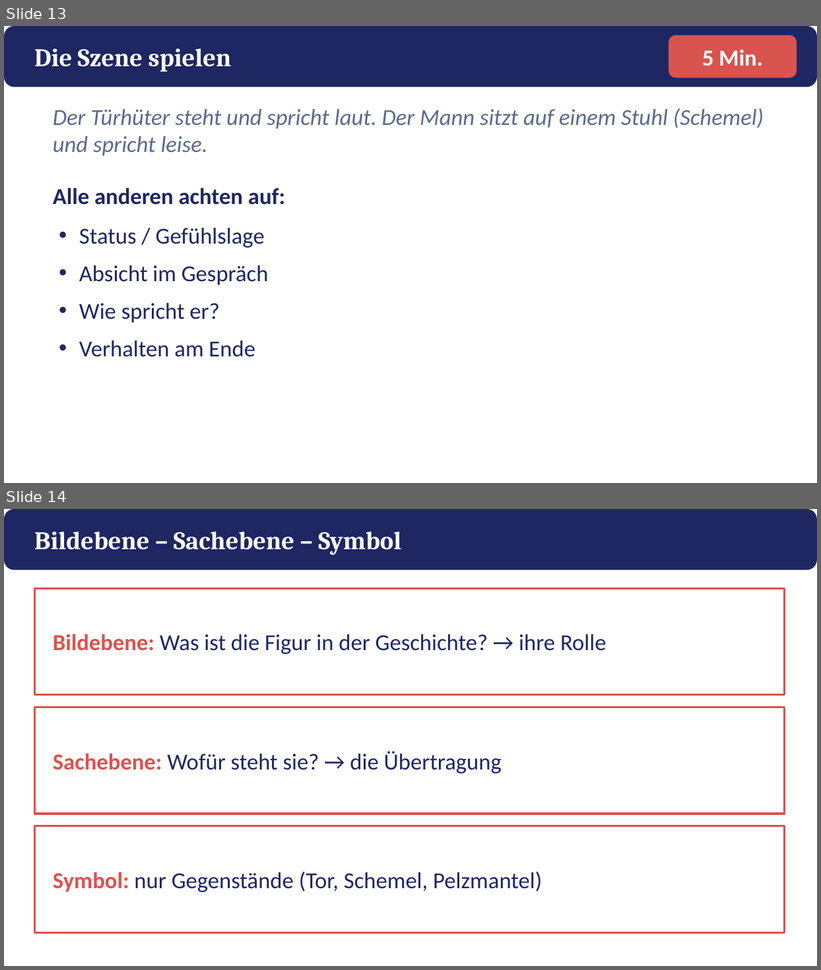
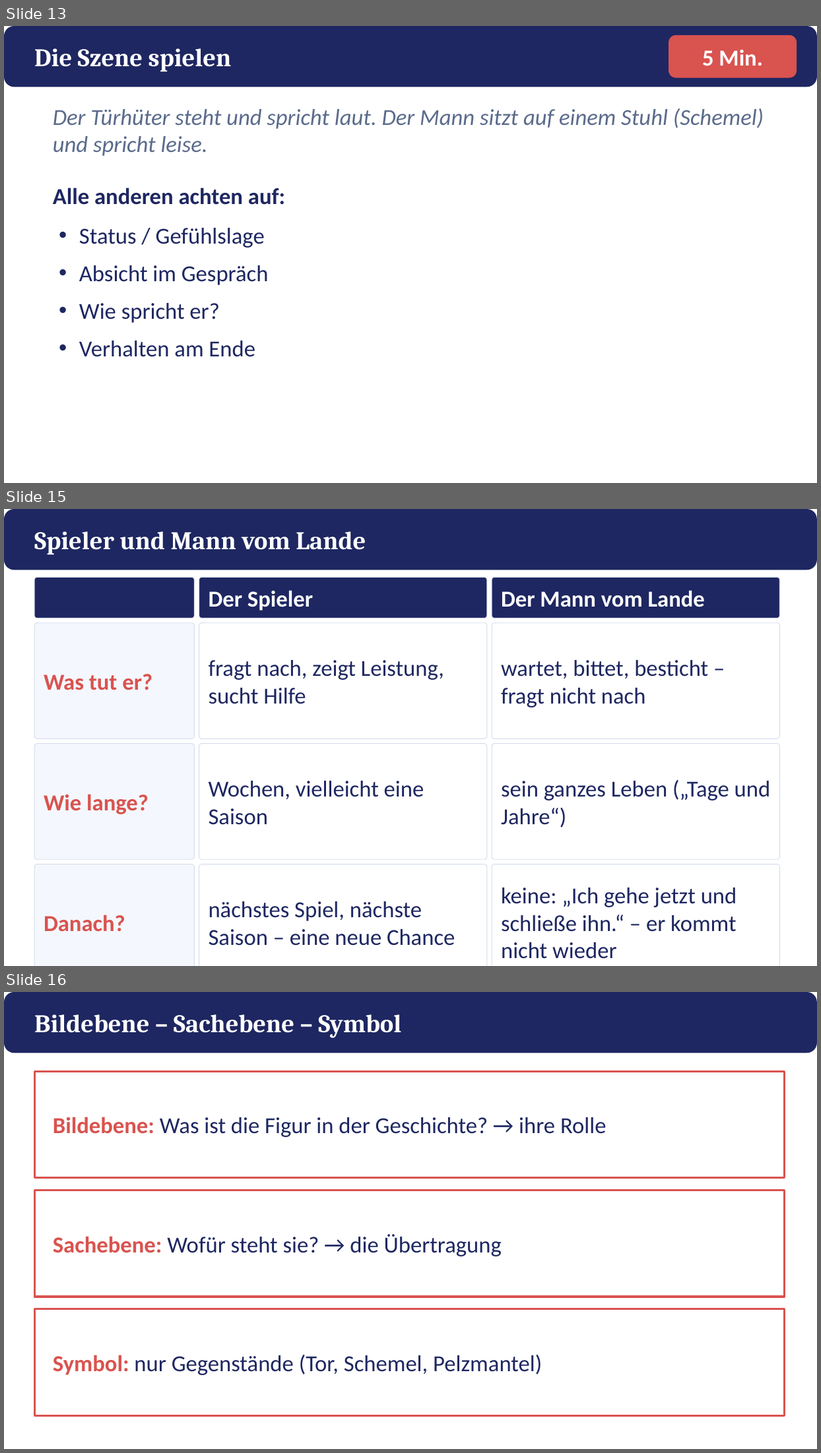
Before and after one commit to golzkonstantin-gif/Schule, a slide deck: Deutsch_11/Kafka_Vor_dem_Gesetz/Macht_Ohnmacht/Praesentation_Macht_Ohnmacht.pptx. Shown one above the other, each under a label of ours: slides 13 and 14 before the commit, slides 13, 15 and 16 after it; the slides between them are not shown. The pictures are 821x970 and 821x1453 pixels, drawn with LibreOffice and Linux fonts; fonts in the diff are those of the drawing. Boxes give left, top, right and bottom in pixels: in the first picture for what was removed or moved away, otherwise in the second. Text is boxed around its words. In the diff, an @@ line names an element or a change of style, - is before the commit and + after.

```diff
--- a/Deutsch_11/Kafka_Vor_dem_Gesetz/Macht_Ohnmacht/Praesentation_Macht_Ohnmacht.pptx
+++ b/Deutsch_11/Kafka_Vor_dem_Gesetz/Macht_Ohnmacht/Praesentation_Macht_Ohnmacht.pptx
@@ slide 15 added at <box>4,509,817,966</box>, background #FFFFFF @@
@@ rounded rectangle added at <box>4,509,817,570</box>, fill #1E2761 @@
@@ text added at <box>34,531,366,555</box>, 30 pt, text #FFFFFF, bold @@
+Spieler und Mann vom Lande
@@ rounded rectangle added at <box>34,578,194,618</box>, fill #1E2761, outline #D5DCEC 0.75 pt @@
@@ rounded rectangle added at <box>199,578,487,618</box>, fill #1E2761, outline #D5DCEC 0.75 pt @@
@@ rounded rectangle added at <box>492,578,780,618</box>, fill #1E2761, outline #D5DCEC 0.75 pt @@
@@ text added at <box>209,590,313,611</box>, 27 pt, text #FFFFFF, bold @@
+Der Spieler
@@ text added at <box>501,590,705,607</box>, 27 pt, text #FFFFFF, bold @@
+Der Mann vom Lande
@@ rounded rectangle added at <box>34,623,194,739</box>, fill #F4F7FD, outline #D5DCEC 0.75 pt @@
@@ rounded rectangle added at <box>199,623,487,739</box>, fill #FFFFFF, outline #D5DCEC 0.75 pt @@
@@ rounded rectangle added at <box>492,623,780,739</box>, fill #FFFFFF, outline #D5DCEC 0.75 pt @@
@@ text added at <box>209,660,444,704</box>, 27 pt, text #1E2761 @@
+fragt nach, zeigt Leistung, sucht Hilfe
@@ text added at <box>501,660,708,708</box>, 27 pt, text #1E2761 @@
+wartet, bittet, besticht – fragt nicht nach
@@ text added at <box>44,674,152,691</box>, 27 pt, text #D9534F, bold @@
+Was tut er?
@@ rounded rectangle added at <box>34,744,194,859</box>, fill #F4F7FD, outline #D5DCEC 0.75 pt @@
@@ rounded rectangle added at <box>199,744,487,859</box>, fill #FFFFFF, outline #D5DCEC 0.75 pt @@
@@ rounded rectangle added at <box>492,744,780,859</box>, fill #FFFFFF, outline #D5DCEC 0.75 pt @@
@@ text added at <box>209,781,424,825</box>, 27 pt, text #1E2761 @@
+Wochen, vielleicht eine Saison
@@ text added at <box>501,780,771,828</box>, 27 pt, text #1E2761 @@
+sein ganzes Leben („Tage und Jahre“)
@@ text added at <box>44,794,149,815</box>, 27 pt, text #D9534F, bold @@
+Wie lange?
@@ rounded rectangle added at <box>34,865,194,966</box>, fill #F4F7FD, outline #D5DCEC 0.75 pt @@
@@ rounded rectangle added at <box>199,865,487,966</box>, fill #FFFFFF, outline #D5DCEC 0.75 pt @@
@@ rounded rectangle added at <box>492,865,780,966</box>, fill #FFFFFF, outline #D5DCEC 0.75 pt @@
@@ text added at <box>209,902,455,946</box>, 27 pt, text #1E2761 @@
+nächstes Spiel, nächste Saison – eine neue Chance
@@ text added at <box>501,888,737,959</box>, 27 pt, text #1E2761 @@
+keine: „Ich gehe jetzt und schließe ihn.“ – er kommt nicht wieder
@@ text added at <box>44,915,125,932</box>, 27 pt, text #D9534F, bold @@
+Danach?
@@ what was slide 14 is now slide 16 @@
```
Also in this commit, not shown: 1 other slide added, 4 other files.
